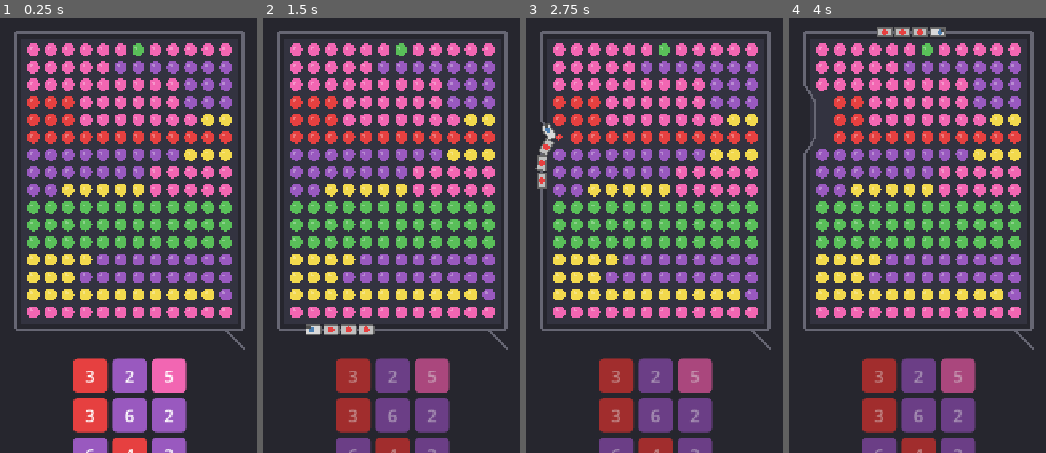
Above: before the commit, frames 1-4 (left to right).
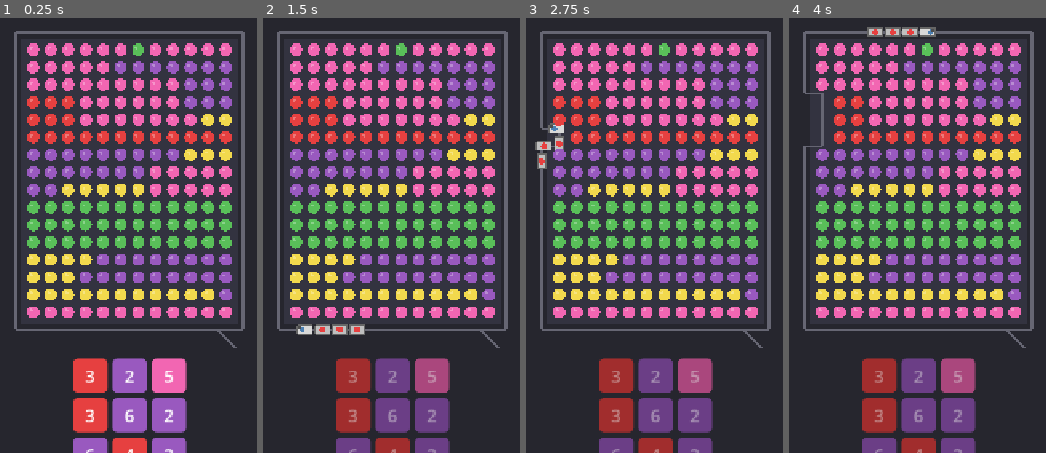
Above: after the commit, the same moments.

Repository: AeronPark/train-sort-jam
Game: Godot game, scene res://scenes/main.tscn
The game is run twice, just before and just after one commit, with the same random seed, the same clock (stepped at 60 frames per second) and the same inputs.
Inputs (mouse positions are in pixels of both pictures, inside the frame that each line leads up to):
- Up to frame 1 (0.25 s): no input
- Up to frame 2 (1.5 s): click "3" at 0.5 s; move the mouse to (outside the picture) at 1.27 s; click (outside the picture) at 1.42 s
- Up to frame 3 (2.75 s): move the mouse to (outside the picture) at 2.02 s; click (outside the picture) at 2.17 s
- Up to frame 4 (4 s): move the mouse to (997, 131) at 2.77 s; click (997, 131) at 2.92 s; move the mouse to (878, 318) at 3.52 s; click (878, 318) at 3.67 s

The runs differ from the first frame. In frame 1, 0.1% of the frame differs, in the area x 84-96%, y 71-77%; in frame 2, 0.6%; in frame 3, 0.8%; in frame 4, 0.9%, in the area x 5-96%, y 2-77%.

Commit message:
Right-angle stair-step indents for track path
- Empty cells create rectangular notches with 90° corners
- No diagonal or pointy lines
- Path steps in/out with clean right angles
- Matches reference screenshot style

Diff:
--- a/scripts/game_manager.gd
+++ b/scripts/game_manager.gd
@@ -242,67 +242,124 @@
 	track_length = 0.0
 
 	var margin = TRACK_WIDTH / 2 + 4
-	var indent = CELL_SIZE * 0.6  # How far to indent for empty cells
-
-	# Bottom edge (right to left)
+
+	# Bottom edge (right to left) - with right-angle indents
+	var prev_has_dot = true
 	for col in range(bound_max_col, bound_min_col - 1, -1):
-		var x = grid_origin.x + col * CELL_SIZE + CELL_SIZE / 2
+		var has_dot = grid[bound_max_row][col] != null
+		var x_right = grid_origin.x + (col + 1) * CELL_SIZE
+		var x_left = grid_origin.x + col * CELL_SIZE
 		var y_out = grid_origin.y + (bound_max_row + 1) * CELL_SIZE + margin
-		var y_in = y_out - indent
-
-		if grid[bound_max_row][col] != null:
-			track_path.append(Vector2(x, y_out))
+		var y_in = grid_origin.y + bound_max_row * CELL_SIZE + margin
+
+		if has_dot:
+			if not prev_has_dot:
+				# Coming out of indent - step out with right angle
+				track_path.append(Vector2(x_right, y_in))
+				track_path.append(Vector2(x_right, y_out))
+			track_path.append(Vector2(x_left, y_out))
 		else:
-			track_path.append(Vector2(x, y_in))
+			if prev_has_dot:
+				# Going into indent - step in with right angle
+				track_path.append(Vector2(x_right, y_out))
+				track_path.append(Vector2(x_right, y_in))
+			track_path.append(Vector2(x_left, y_in))
+		prev_has_dot = has_dot
 
 	# Bottom-left corner
-	track_path.append(Vector2(grid_origin.x + bound_min_col * CELL_SIZE - margin,
-							   grid_origin.y + (bound_max_row + 1) * CELL_SIZE + margin))
-
-	# Left edge (bottom to top)
+	var bl_x = grid_origin.x + bound_min_col * CELL_SIZE - margin
+	var bl_y = grid_origin.y + (bound_max_row + 1) * CELL_SIZE + margin
+	if not prev_has_dot:
+		track_path.append(Vector2(grid_origin.x + bound_min_col * CELL_SIZE, grid_origin.y + bound_max_row * CELL_SIZE + margin))
+		track_path.append(Vector2(grid_origin.x + bound_min_col * CELL_SIZE, bl_y))
+	track_path.append(Vector2(bl_x, bl_y))
+
+	# Left edge (bottom to top) - with right-angle indents
+	prev_has_dot = true
 	for row in range(bound_max_row, bound_min_row - 1, -1):
-		var y = grid_origin.y + row * CELL_SIZE + CELL_SIZE / 2
+		var has_dot = grid[row][bound_min_col] != null
+		var y_bottom = grid_origin.y + (row + 1) * CELL_SIZE
+		var y_top = grid_origin.y + row * CELL_SIZE
 		var x_out = grid_origin.x + bound_min_col * CELL_SIZE - margin
-		var x_in = x_out + indent
-
-		if grid[row][bound_min_col] != null:
-			track_path.append(Vector2(x_out, y))
+		var x_in = grid_origin.x + (bound_min_col + 1) * CELL_SIZE - margin
+
+		if has_dot:
+			if not prev_has_dot:
+				track_path.append(Vector2(x_in, y_bottom))
+				track_path.append(Vector2(x_out, y_bottom))
+			track_path.append(Vector2(x_out, y_top))
 		else:
-			track_path.append(Vector2(x_in, y))
+			if prev_has_dot:
+				track_path.append(Vector2(x_out, y_bottom))
+				track_path.append(Vector2(x_in, y_bottom))
+			track_path.append(Vector2(x_in, y_top))
+		prev_has_dot = has_dot
 
 	# Top-left corner
-	track_path.append(Vector2(grid_origin.x + bound_min_col * CELL_SIZE - margin,
-							   grid_origin.y + bound_min_row * CELL_SIZE - margin))
-
-	# Top edge (left to right)
+	var tl_x = grid_origin.x + bound_min_col * CELL_SIZE - margin
+	var tl_y = grid_origin.y + bound_min_row * CELL_SIZE - margin
+	if not prev_has_dot:
+		track_path.append(Vector2(grid_origin.x + (bound_min_col + 1) * CELL_SIZE - margin, grid_origin.y + bound_min_row * CELL_SIZE))
+		track_path.append(Vector2(tl_x, grid_origin.y + bound_min_row * CELL_SIZE))
+	track_path.append(Vector2(tl_x, tl_y))
+
+	# Top edge (left to right) - with right-angle indents
+	prev_has_dot = true
 	for col in range(bound_min_col, bound_max_col + 1):
-		var x = grid_origin.x + col * CELL_SIZE + CELL_SIZE / 2
+		var has_dot = grid[bound_min_row][col] != null
+		var x_left = grid_origin.x + col * CELL_SIZE
+		var x_right = grid_origin.x + (col + 1) * CELL_SIZE
 		var y_out = grid_origin.y + bound_min_row * CELL_SIZE - margin
-		var y_in = y_out + indent
-
-		if grid[bound_min_row][col] != null:
-			track_path.append(Vector2(x, y_out))
+		var y_in = grid_origin.y + (bound_min_row + 1) * CELL_SIZE - margin
+
+		if has_dot:
+			if not prev_has_dot:
+				track_path.append(Vector2(x_left, y_in))
+				track_path.append(Vector2(x_left, y_out))
+			track_path.append(Vector2(x_right, y_out))
 		else:
-			track_path.append(Vector2(x, y_in))
+			if prev_has_dot:
+				track_path.append(Vector2(x_left, y_out))
+				track_path.append(Vector2(x_left, y_in))
+			track_path.append(Vector2(x_right, y_in))
+		prev_has_dot = has_dot
 
 	# Top-right corner
-	track_path.append(Vector2(grid_origin.x + (bound_max_col + 1) * CELL_SIZE + margin,
-							   grid_origin.y + bound_min_row * CELL_SIZE - margin))
-
-	# Right edge (top to bottom)
+	var tr_x = grid_origin.x + (bound_max_col + 1) * CELL_SIZE + margin
+	var tr_y = grid_origin.y + bound_min_row * CELL_SIZE - margin
+	if not prev_has_dot:
+		track_path.append(Vector2(grid_origin.x + (bound_max_col + 1) * CELL_SIZE, grid_origin.y + (bound_min_row + 1) * CELL_SIZE - margin))
+		track_path.append(Vector2(grid_origin.x + (bound_max_col + 1) * CELL_SIZE, tr_y))
+	track_path.append(Vector2(tr_x, tr_y))
+
+	# Right edge (top to bottom) - with right-angle indents
+	prev_has_dot = true
 	for row in range(bound_min_row, bound_max_row + 1):
-		var y = grid_origin.y + row * CELL_SIZE + CELL_SIZE / 2
+		var has_dot = grid[row][bound_max_col] != null
+		var y_top = grid_origin.y + row * CELL_SIZE
+		var y_bottom = grid_origin.y + (row + 1) * CELL_SIZE
 		var x_out = grid_origin.x + (bound_max_col + 1) * CELL_SIZE + margin
-		var x_in = x_out - indent
-
-		if grid[row][bound_max_col] != null:
-			track_path.append(Vector2(x_out, y))
+		var x_in = grid_origin.x + bound_max_col * CELL_SIZE + margin
+
+		if has_dot:
+			if not prev_has_dot:
+				track_path.append(Vector2(x_in, y_top))
+				track_path.append(Vector2(x_out, y_top))
+			track_path.append(Vector2(x_out, y_bottom))
 		else:
-			track_path.append(Vector2(x_in, y))
-
-	# Bottom-right corner (back to start)
-	track_path.append(Vector2(grid_origin.x + (bound_max_col + 1) * CELL_SIZE + margin,
-							   grid_origin.y + (bound_max_row + 1) * CELL_SIZE + margin))
+			if prev_has_dot:
+				track_path.append(Vector2(x_out, y_top))
+				track_path.append(Vector2(x_in, y_top))
+			track_path.append(Vector2(x_in, y_bottom))
+		prev_has_dot = has_dot
+
+	# Bottom-right corner (close the loop)
+	var br_x = grid_origin.x + (bound_max_col + 1) * CELL_SIZE + margin
+	var br_y = grid_origin.y + (bound_max_row + 1) * CELL_SIZE + margin
+	if not prev_has_dot:
+		track_path.append(Vector2(grid_origin.x + bound_max_col * CELL_SIZE + margin, grid_origin.y + (bound_max_row + 1) * CELL_SIZE))
+		track_path.append(Vector2(br_x, grid_origin.y + (bound_max_row + 1) * CELL_SIZE))
+	track_path.append(Vector2(br_x, br_y))
 
 	# Calculate total length
 	for i in range(track_path.size()):
